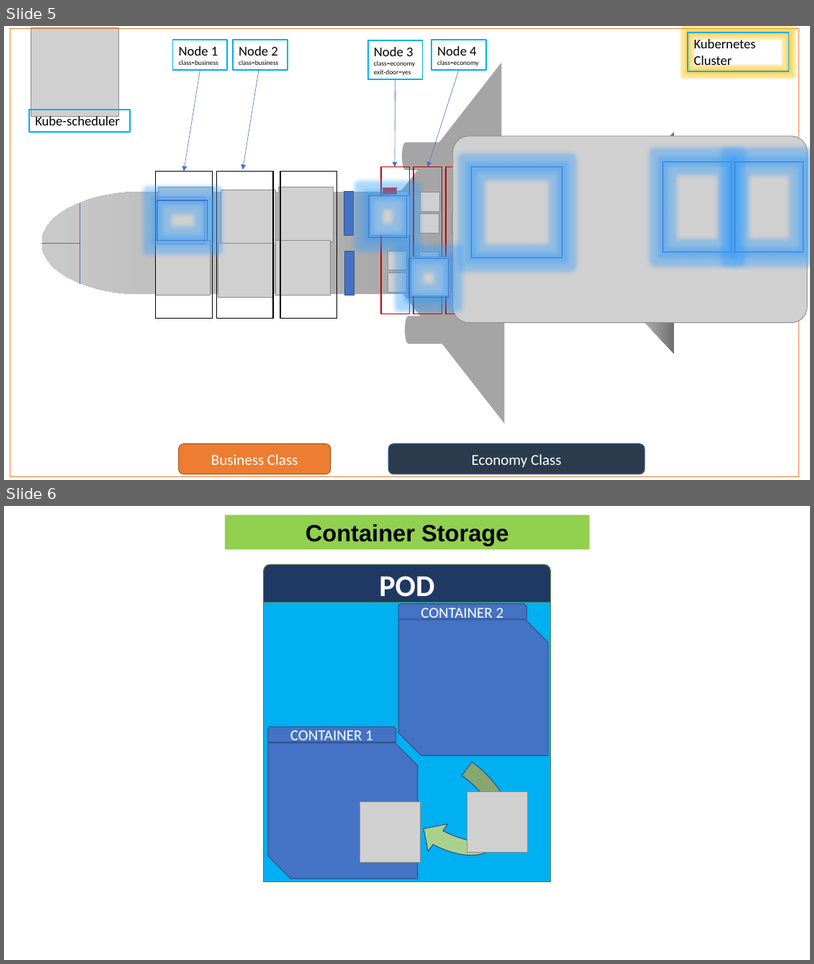
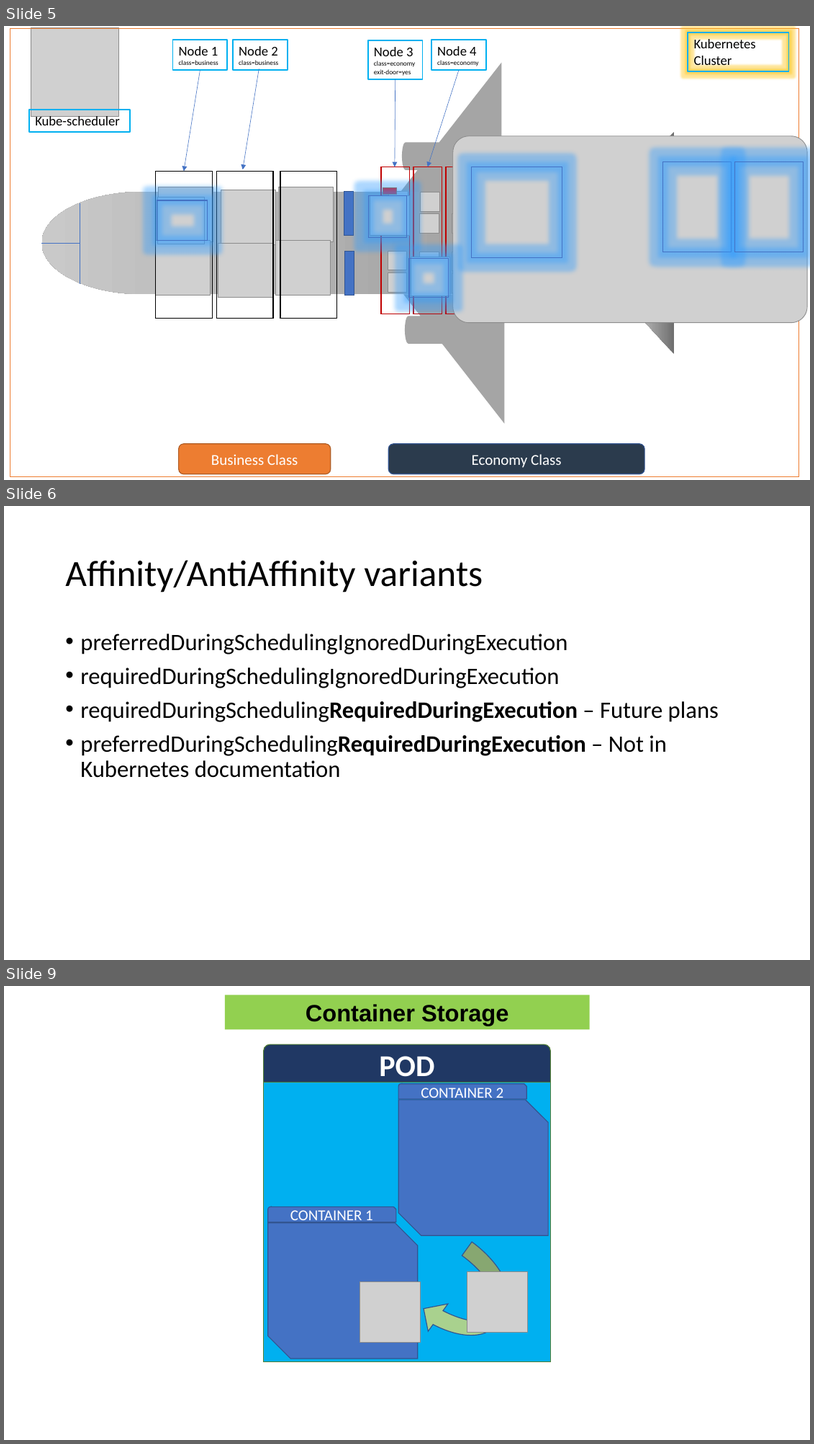
Before and after one commit to bribebybytes/quickbytes, a slide deck: freaky_fridays/e003/Affinity_final.pptx. Shown one above the other, each under a label of ours: slides 5 and 6 before the commit, slides 5, 6 and 9 after it; the slides between them are not shown. The pictures are 814x964 and 814x1444 pixels, drawn with LibreOffice and Linux fonts; fonts in the diff are those of the drawing; grey boxes stand for pictures. Boxes give left, top, right and bottom in pixels: in the first picture for what was removed or moved away, otherwise in the second. Text is boxed around its words. In the diff, an @@ line names an element or a change of style, - is before the commit and + after.

Commit message:
affinity

```diff
--- a/freaky_fridays/e003/Affinity_final.pptx
+++ b/freaky_fridays/e003/Affinity_final.pptx
@@ slide 6 added at [4,506,810,960], background #FFFFFF @@
@@ title added at [65,560,483,592], 44 pt, text #000000 @@
+Affinity/AntiAffinity variants
@@ text added at [80,633,719,777], 28 pt, text #000000 @@
+• preferredDuringSchedulingIgnoredDuringExecution
+• requiredDuringSchedulingIgnoredDuringExecution
+• requiredDuringSchedulingRequiredDuringExecution – Future plans
+• preferredDuringSchedulingRequiredDuringExecution – Not in Kubernetes documentation
@@ what was slide 6 is now slide 9 @@
```
Also in this commit, not shown: 4 other slides added, 2 other files.
